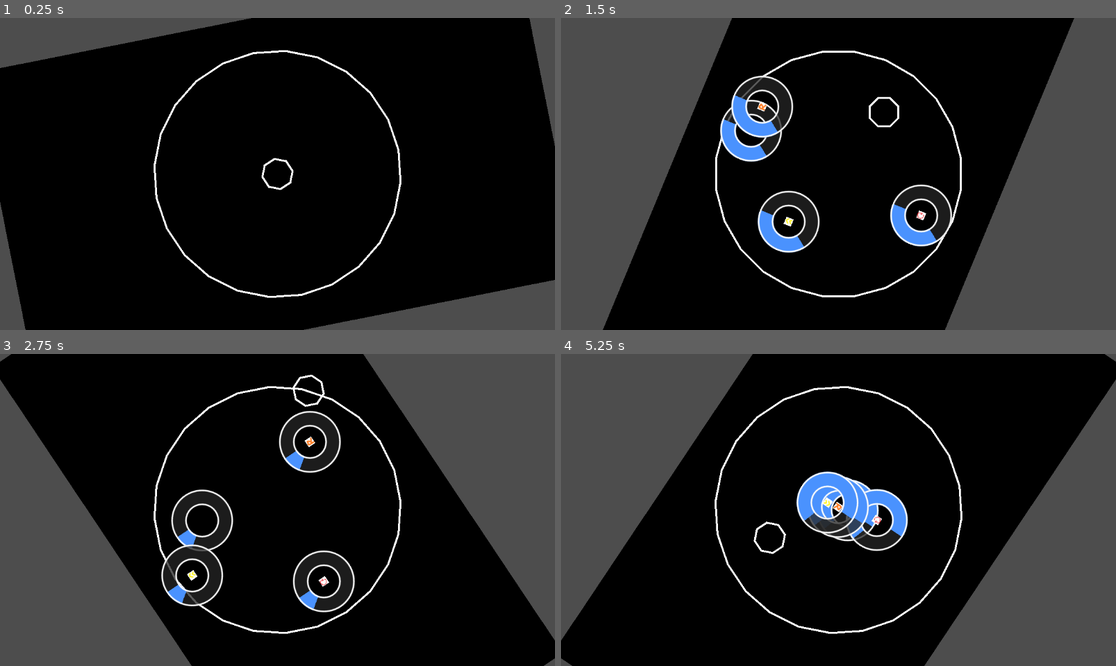
Above: before the commit, frames 1-4 (two rows, left to right).
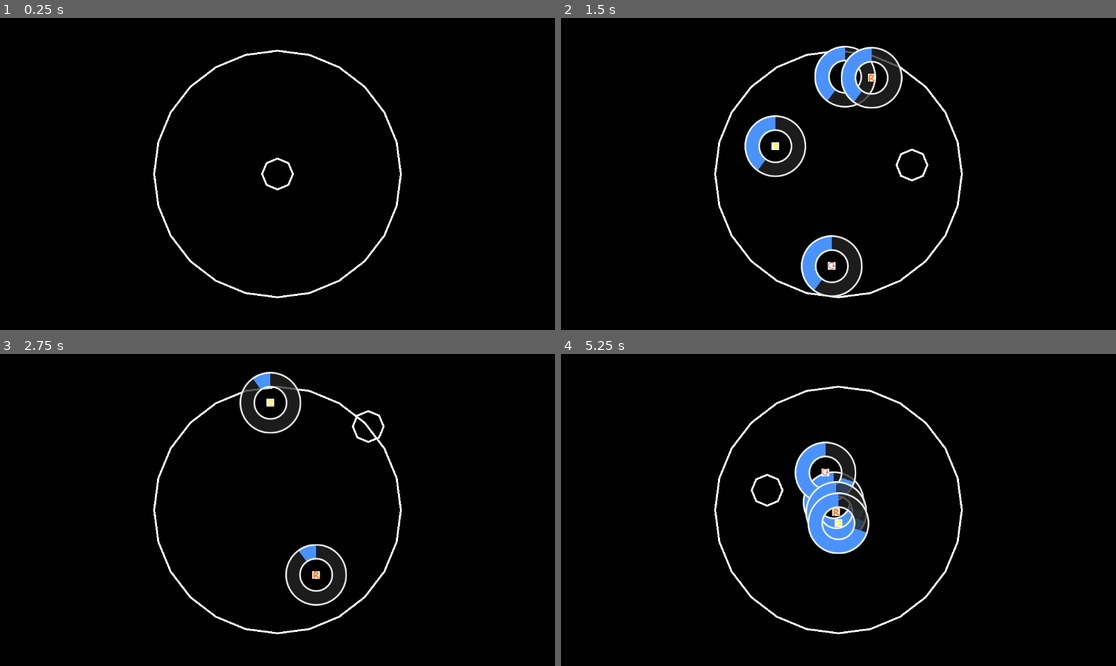
Above: after the commit, the same moments.

Repository: jokw1228/Slay_The_Circle
Game: Godot game, scene res://scenes/rooms/RoomTest.tscn
Same seed, same stepped clock (60 frames per second), same inputs: the game is played once before the commit and once after it.
Inputs (mouse positions are in pixels of both pictures, inside the frame that each line leads up to):
- Up to frame 1 (0.25 s): no input
- Up to frame 2 (1.5 s): move the mouse to (960, 158) at 0.52 s; click (960, 158) at 0.67 s; move the mouse to (727, 189) at 1.27 s; click (727, 189) at 1.42 s
- Up to frame 3 (2.75 s): move the mouse to (333, 441) at 2.02 s; click (333, 441) at 2.17 s
- Up to frame 4 (5.25 s): move the mouse to (810, 572) at 2.77 s; click (810, 572) at 2.92 s; move the mouse to (1005, 556) at 3.52 s; click (1005, 556) at 3.67 s; move the mouse to (672, 463) at 4.27 s; click (672, 463) at 4.42 s; move the mouse to (866, 510) at 5.02 s; click (866, 510) at 5.17 s

The runs differ from the first frame. In frame 1, 10% of the frame differs, in the area x 0-100%, y 0-100%; in frame 2, 49%; in frame 3, 40%; in frame 4, 37%.
Error after the commit: Parse Error: Class "PlayingFieldCamera" hides a global script class. (res://scenes/playingfield/PlayingFieldCamera.gd:2)

Commit message:
PlayingField 쪽 클래스 관계 설정

Diff:
--- a/project.godot
+++ b/project.godot
@@ -15,6 +15,10 @@
 config/features=PackedStringArray("4.2", "Mobile")
 config/icon="res://icon.svg"
 
+[autoload]
+
+PlayingFieldManager="*res://scenes/playingfield/PlayingFieldManager.gd"
+
 [editor]
 
 naming/scene_name_casing=1
--- a/scenes/bombs/Bomb.gd
+++ b/scenes/bombs/Bomb.gd
@@ -1,5 +1,5 @@
 extends Area2D
-class_name Bomb # virtual class
+class_name Bomb
 
 signal player_body_entered()
 
@@ -11,4 +11,5 @@
 	queue_free()
 
 func exploded(): # game over
+	PlayingFieldManager.game_over()
 	queue_free()
--- a/scenes/bombs/GameSpeedUpBomb.tscn
+++ b/scenes/bombs/GameSpeedUpBomb.tscn
@@ -13,10 +13,10 @@
 [node name="CollisionShape2D" type="CollisionShape2D" parent="."]
 shape = SubResource("CircleShape2D_l8raj")
 
+[node name="BombTimer" parent="." instance=ExtResource("2_iykik")]
+
 [node name="Sprite2D" type="Sprite2D" parent="."]
 texture = ExtResource("3_ds3i7")
-
-[node name="BombTimer" parent="." instance=ExtResource("2_iykik")]
 
 [connection signal="body_entered" from="." to="." method="_on_body_entered"]
 [connection signal="player_body_entered" from="." to="." method="slayed"]
--- /dev/null
+++ b/scenes/bombs/HazardBomb.gd
@@ -0,0 +1,2 @@
+extends Bomb
+class_name HazardBomb
--- /dev/null
+++ b/scenes/bombs/HazardBomb.tscn
@@ -0,0 +1,19 @@
+[gd_scene load_steps=4 format=3 uid="uid://cux2tpymcx5ny"]
+
+[ext_resource type="Script" path="res://scenes/bombs/HazardBomb.gd" id="1_wklac"]
+[ext_resource type="PackedScene" uid="uid://dq81owitrvpew" path="res://scenes/bombs/BombTimer.tscn" id="2_xj2gr"]
+
+[sub_resource type="CircleShape2D" id="CircleShape2D_1f6en"]
+radius = 16.0
+
+[node name="HazardBomb" type="Area2D"]
+script = ExtResource("1_wklac")
+
+[node name="CollisionShape2D" type="CollisionShape2D" parent="."]
+shape = SubResource("CircleShape2D_1f6en")
+
+[node name="BombTimer" parent="." instance=ExtResource("2_xj2gr")]
+
+[connection signal="body_entered" from="." to="." method="_on_body_entered"]
+[connection signal="player_body_entered" from="." to="." method="exploded"]
+[connection signal="bomb_time_out" from="BombTimer" to="." method="slayed"]
--- a/scenes/bombs/RotationInversionBomb.gd
+++ b/scenes/bombs/RotationInversionBomb.gd
@@ -2,6 +2,6 @@
 class_name RotationInversionBomb
 
 func slayed():
-	var camera: PlayingfieldCamera = get_tree().current_scene.get_node("PlayingfieldCamera")
-	camera.rotation_inversion()
+	var PlayingField_node: PlayingField = PlayingFieldManager.get_PlayingField_node()
+	PlayingField_node.rotation_inversion()
 	super()
--- a/scenes/bombs/RotationSpeedUpBomb.gd
+++ b/scenes/bombs/RotationSpeedUpBomb.gd
@@ -2,6 +2,6 @@
 class_name RotationSpeedUpBomb
 
 func slayed():
-	var camera: PlayingfieldCamera = get_tree().current_scene.get_node("PlayingfieldCamera")
-	camera.rotation_speed_up(PI / 16)
+	var PlayingField_node: PlayingField = PlayingFieldManager.get_PlayingField_node()
+	PlayingField_node.rotation_speed_up(PI / 16)
 	super()
--- a/scenes/bombs/RotationSpeedUpBomb.tscn
+++ b/scenes/bombs/RotationSpeedUpBomb.tscn
@@ -13,10 +13,10 @@
 [node name="CollisionShape2D" type="CollisionShape2D" parent="."]
 shape = SubResource("CircleShape2D_unecs")
 
+[node name="BombTimer" parent="." instance=ExtResource("3_g3ujk")]
+
 [node name="Sprite2D" type="Sprite2D" parent="."]
 texture = ExtResource("2_qaepo")
-
-[node name="BombTimer" parent="." instance=ExtResource("3_g3ujk")]
 
 [connection signal="body_entered" from="." to="." method="_on_body_entered"]
 [connection signal="player_body_entered" from="." to="." method="slayed"]
--- /dev/null
+++ b/scenes/playingfield/PlayingField.gd
@@ -0,0 +1,14 @@
+extends Node2D
+class_name PlayingField
+
+@export var PlayingFieldCamera_node: PlayingFieldCamera
+
+func start_PlayingField():
+	#set timer
+	pass #virtual method
+
+func rotation_speed_up(up: float):
+	PlayingFieldCamera_node.rotation_speed_up(up)
+
+func rotation_inversion():
+	PlayingFieldCamera_node.rotation_inversion()
--- /dev/null
+++ b/scenes/playingfield/PlayingField.tscn
@@ -0,0 +1,10 @@
+[gd_scene load_steps=3 format=3 uid="uid://dntg6argh8n3n"]
+
+[ext_resource type="Script" path="res://scenes/playingfield/PlayingField.gd" id="1_ed5yp"]
+[ext_resource type="PackedScene" uid="uid://cn7ttflmrmpth" path="res://scenes/playingfield/PlayingFieldCamera.tscn" id="2_xhkow"]
+
+[node name="PlayingField" type="Node2D" node_paths=PackedStringArray("PlayingFieldCamera_node")]
+script = ExtResource("1_ed5yp")
+PlayingFieldCamera_node = NodePath("PlayingfieldCamera")
+
+[node name="PlayingfieldCamera" parent="." instance=ExtResource("2_xhkow")]
--- /dev/null
+++ b/scenes/playingfield/PlayingFieldManager.gd
@@ -0,0 +1,10 @@
+extends Node2D
+#class_name PlayingFieldManager
+
+
+func get_PlayingField_node():
+	var node: PlayingField = get_tree().current_scene
+	return node
+
+func game_over():
+	pass
--- /dev/null
+++ b/scenes/playingfield/PlayingFieldManager.tscn
@@ -0,0 +1,6 @@
+[gd_scene load_steps=2 format=3 uid="uid://brtgixd6b5sav"]
+
+[ext_resource type="Script" path="res://scenes/playingfield/PlayingFieldManager.gd" id="1_qx1sr"]
+
+[node name="PlayingFieldManager" type="Node2D"]
+script = ExtResource("1_qx1sr")
--- a/scenes/playingfield/PlayingfieldCamera.gd
+++ b/scenes/playingfield/PlayingfieldCamera.gd
@@ -1,11 +1,12 @@
 extends Camera2D
-class_name PlayingfieldCamera
+class_name PlayingFieldCamera
 
 var rotation_amount: float = 0
 var rotation_direction = 1.0
 
 func _ready():
-	rotation_amount = PI / 4
+	#rotation_amount = PI / 4
+	pass
 
 func _process(delta):
 	rotation += rotation_amount * rotation_direction * delta
--- a/scenes/playingfield/PlayingfieldCamera.tscn
+++ b/scenes/playingfield/PlayingfieldCamera.tscn
@@ -1,7 +1,7 @@
 [gd_scene load_steps=2 format=3 uid="uid://cn7ttflmrmpth"]
 
-[ext_resource type="Script" path="res://scenes/playingfield/PlayingfieldCamera.gd" id="1_7d4w7"]
+[ext_resource type="Script" path="res://scenes/playingfield/PlayingFieldCamera.gd" id="1_7d4w7"]
 
-[node name="PlayingfieldCamera" type="Camera2D" groups=["Camera"]]
+[node name="PlayingFieldCamera" type="Camera2D" groups=["Camera"]]
 ignore_rotation = false
 script = ExtResource("1_7d4w7")
--- /dev/null
+++ b/scenes/rooms/RoomLogo.gd
@@ -0,0 +1,12 @@
+extends Node2D
+class_name RoomLogo
+
+@export var room_menu: PackedScene
+
+func _ready():
+	'''
+	Write your code here!
+	'''
+	await get_tree().create_timer(1.0).timeout
+	get_tree().change_scene_to_packed(room_menu)
+	pass
--- /dev/null
+++ b/scenes/rooms/RoomLogo.tscn
@@ -0,0 +1,23 @@
+[gd_scene load_steps=5 format=3 uid="uid://umsn733124ug"]
+
+[ext_resource type="Script" path="res://scenes/rooms/RoomLogo.gd" id="1_pteja"]
+[ext_resource type="Texture2D" uid="uid://dwamqpd1wliun" path="res://images/sprite_korea_univ.png" id="2_2m5ra"]
+[ext_resource type="PackedScene" uid="uid://bdrilkeb2s5n0" path="res://scenes/rooms/RoomMenu.tscn" id="2_y3nel"]
+[ext_resource type="Texture2D" uid="uid://cevkho0emy0yl" path="res://images/sprite_cat_and_dog.png" id="3_e3cmp"]
+
+[node name="RoomLogo" type="Node2D"]
+script = ExtResource("1_pteja")
+room_menu = ExtResource("2_y3nel")
+
+[node name="ColorRect" type="ColorRect" parent="."]
+offset_left = -576.0
+offset_top = -328.0
+offset_right = 576.0
+offset_bottom = 328.0
+color = Color(0, 0, 0, 1)
+
+[node name="KoreaUniv" type="Sprite2D" parent="."]
+texture = ExtResource("2_2m5ra")
+
+[node name="CATDOG" type="Sprite2D" parent="."]
+texture = ExtResource("3_e3cmp")
--- /dev/null
+++ b/scenes/rooms/RoomMenu.gd
@@ -0,0 +1,11 @@
+extends Node2D
+class_name RoomMenu
+
+@export var room_to_go: PackedScene
+
+func _ready():
+	pass
+
+
+func _process(delta):
+	pass
--- /dev/null
+++ b/scenes/rooms/RoomMenu.tscn
@@ -0,0 +1,13 @@
+[gd_scene load_steps=2 format=3 uid="uid://bdrilkeb2s5n0"]
+
+[ext_resource type="Script" path="res://scenes/rooms/RoomMenu.gd" id="1_sshbl"]
+
+[node name="RoomMenu" type="Node2D"]
+script = ExtResource("1_sshbl")
+
+[node name="ColorRect" type="ColorRect" parent="."]
+offset_left = -576.0
+offset_top = -328.0
+offset_right = 576.0
+offset_bottom = 328.0
+color = Color(0, 0, 0, 1)
--- /dev/null
+++ b/scenes/rooms/RoomPlayingFieldCircle.gd
@@ -0,0 +1,10 @@
+extends PlayingField
+class_name PlayingFieldCircle
+
+
+func start_PlayingField():
+	super()
+	'''
+	Write your code here!
+	'''
+	pass
--- /dev/null
+++ b/scenes/rooms/RoomPlayingFieldCircle.tscn
@@ -0,0 +1,24 @@
+[gd_scene load_steps=5 format=3 uid="uid://ccay8yrm25adk"]
+
+[ext_resource type="Script" path="res://scenes/rooms/RoomPlayingFieldCircle.gd" id="1_3udeq"]
+[ext_resource type="PackedScene" uid="uid://cn7ttflmrmpth" path="res://scenes/playingfield/PlayingFieldCamera.tscn" id="2_xuo06"]
+[ext_resource type="PackedScene" uid="uid://bhe55ocau21ot" path="res://scenes/player/Player.tscn" id="3_ons3g"]
+[ext_resource type="PackedScene" uid="uid://s264e74phclm" path="res://scenes/playingfield/CircleField.tscn" id="4_e6l8u"]
+
+[node name="RoomPlayingFieldCircle" type="Node2D" node_paths=PackedStringArray("PlayingFieldCamera_node")]
+script = ExtResource("1_3udeq")
+PlayingFieldCamera_node = NodePath("PlayingFieldCamera")
+
+[node name="PlayingFieldCamera" parent="." instance=ExtResource("2_xuo06")]
+
+[node name="ColorRect" type="ColorRect" parent="."]
+offset_left = -576.0
+offset_top = -328.0
+offset_right = 576.0
+offset_bottom = 328.0
+color = Color(0, 0, 0, 1)
+
+[node name="Player" parent="." node_paths=PackedStringArray("PlayerRayCast2D") instance=ExtResource("3_ons3g")]
+PlayerRayCast2D = NodePath("")
+
+[node name="CircleField" parent="." instance=ExtResource("4_e6l8u")]
--- /dev/null
+++ b/scenes/rooms/RoomPlayingFieldCircler.gd
@@ -0,0 +1,10 @@
+extends PlayingField
+class_name PlayingFieldCircler
+
+
+func start_PlayingField():
+	super()
+	'''
+	Write your code here!
+	'''
+	pass
--- /dev/null
+++ b/scenes/rooms/RoomPlayingFieldCircler.tscn
@@ -0,0 +1,24 @@
+[gd_scene load_steps=5 format=3 uid="uid://bmf6vxoacxub"]
+
+[ext_resource type="Script" path="res://scenes/rooms/RoomPlayingFieldCircler.gd" id="1_t3kgt"]
+[ext_resource type="PackedScene" uid="uid://cn7ttflmrmpth" path="res://scenes/playingfield/PlayingFieldCamera.tscn" id="2_f0vqg"]
+[ext_resource type="PackedScene" uid="uid://bhe55ocau21ot" path="res://scenes/player/Player.tscn" id="3_5g552"]
+[ext_resource type="PackedScene" uid="uid://s264e74phclm" path="res://scenes/playingfield/CircleField.tscn" id="4_1rn2v"]
+
+[node name="RoomPlayingFieldCircler" type="Node2D" node_paths=PackedStringArray("PlayingFieldCamera_node")]
+script = ExtResource("1_t3kgt")
+PlayingFieldCamera_node = NodePath("PlayingFieldCamera")
+
+[node name="PlayingFieldCamera" parent="." instance=ExtResource("2_f0vqg")]
+
+[node name="ColorRect" type="ColorRect" parent="."]
+offset_left = -576.0
+offset_top = -328.0
+offset_right = 576.0
+offset_bottom = 328.0
+color = Color(0.794121, 0.794121, 0.794121, 1)
+
+[node name="Player" parent="." node_paths=PackedStringArray("PlayerRayCast2D") instance=ExtResource("3_5g552")]
+PlayerRayCast2D = NodePath("")
+
+[node name="CircleField" parent="." instance=ExtResource("4_1rn2v")]
--- a/scenes/rooms/RoomTest.tscn
+++ b/scenes/rooms/RoomTest.tscn
@@ -1,11 +1,14 @@
-[gd_scene load_steps=5 format=3 uid="uid://i31oljejy0t3"]
+[gd_scene load_steps=6 format=3 uid="uid://i31oljejy0t3"]
 
+[ext_resource type="Script" path="res://scenes/playingfield/PlayingField.gd" id="1_4k3bu"]
 [ext_resource type="PackedScene" uid="uid://bhe55ocau21ot" path="res://scenes/player/Player.tscn" id="1_08iax"]
-[ext_resource type="PackedScene" uid="uid://cn7ttflmrmpth" path="res://scenes/playingfield/PlayingfieldCamera.tscn" id="1_itx83"]
+[ext_resource type="PackedScene" uid="uid://cn7ttflmrmpth" path="res://scenes/playingfield/PlayingFieldCamera.tscn" id="1_itx83"]
 [ext_resource type="PackedScene" uid="uid://s264e74phclm" path="res://scenes/playingfield/CircleField.tscn" id="2_qsuum"]
 [ext_resource type="PackedScene" uid="uid://cx1j53lav5had" path="res://scenes/playingfield/TestBombGenerator.tscn" id="3_lbb06"]
 
-[node name="RoomTest" type="Node2D"]
+[node name="RoomTest" type="Node2D" node_paths=PackedStringArray("PlayingFieldCamera_node")]
+script = ExtResource("1_4k3bu")
+PlayingFieldCamera_node = NodePath("PlayingfieldCamera")
 
 [node name="PlayingfieldCamera" parent="." instance=ExtResource("1_itx83")]
 
@@ -20,6 +23,4 @@
 
 [node name="CircleField" parent="." instance=ExtResource("2_qsuum")]
 
-[node name="Camera2D" type="Camera2D" parent="."]
-
 [node name="TestBombGenerator" parent="." instance=ExtResource("3_lbb06")]
Binary file added: images/sprite_cat_and_dog.png
Not shown, added: images/sprite_cat_and_dog.png.import
Binary file added: images/sprite_korea_univ.png
Not shown, added: images/sprite_korea_univ.png.import
